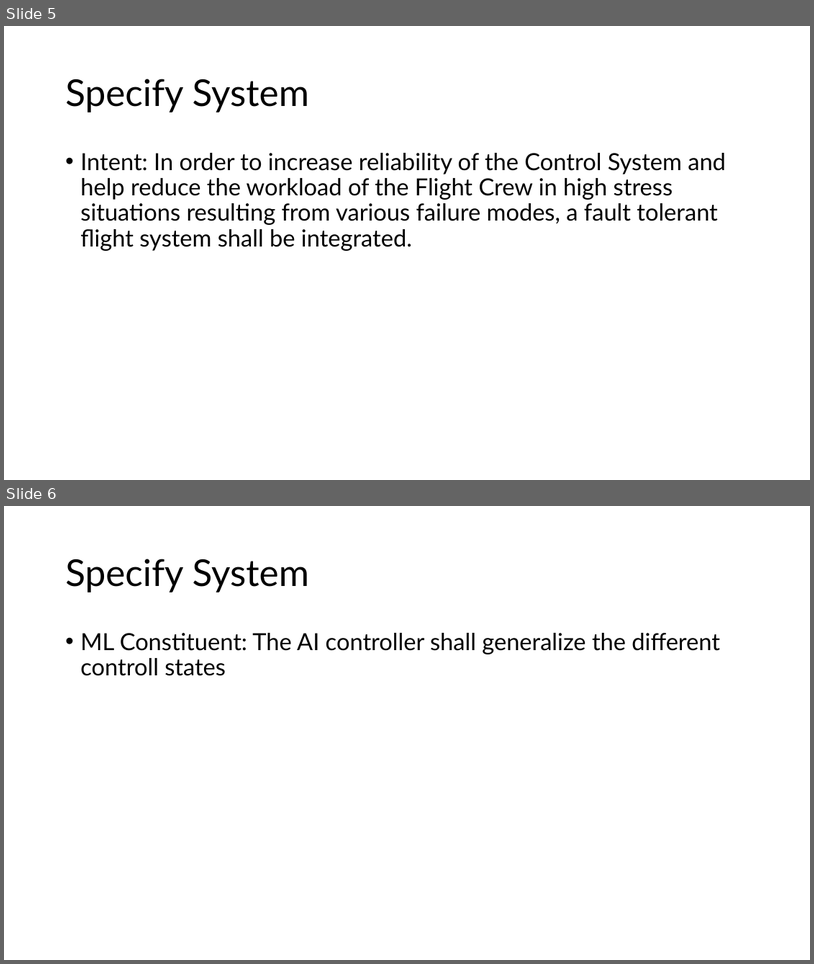
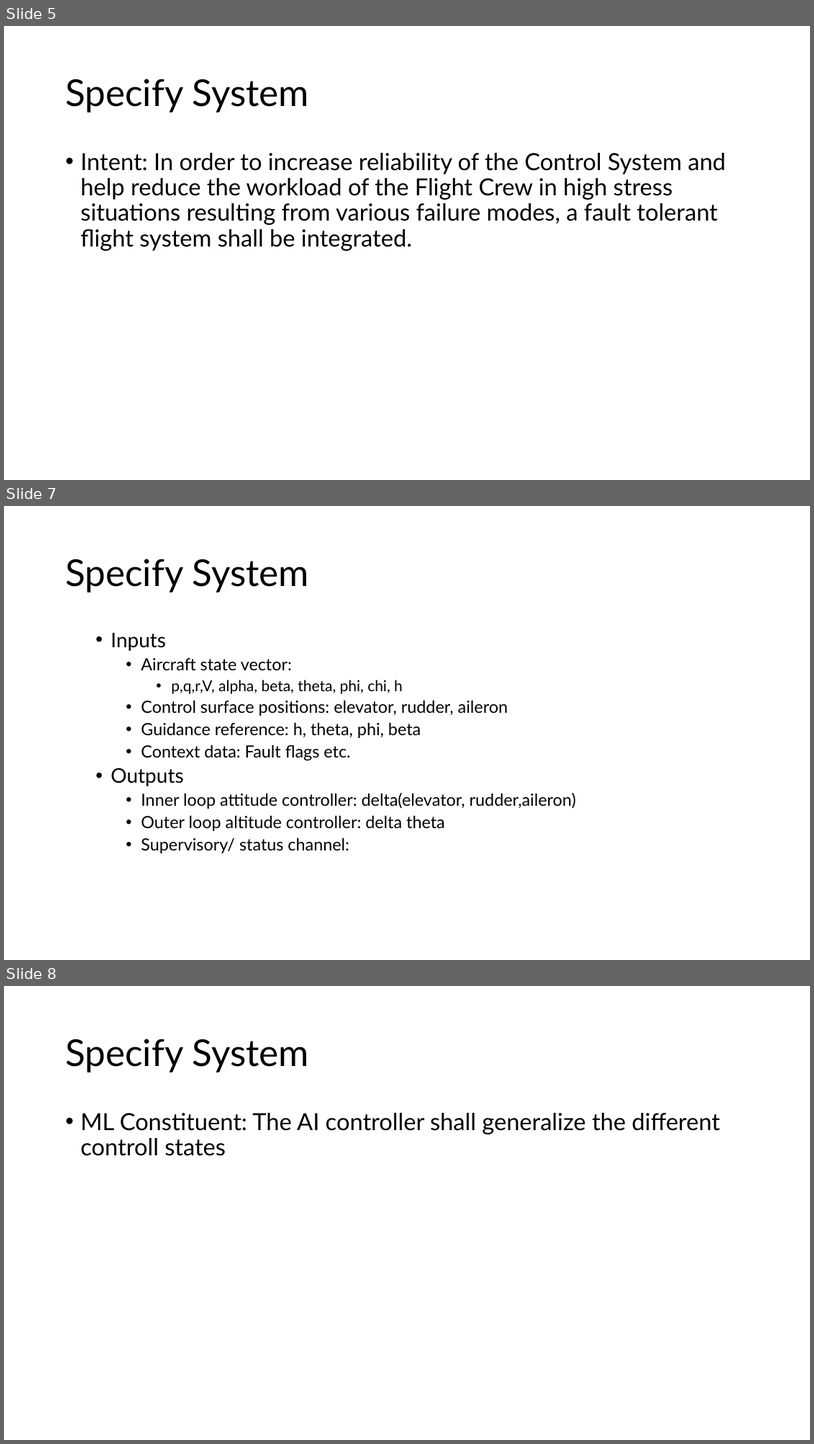
Before and after one commit to Niels149/AIASFault, a slide deck: AIASPres.pptx. Shown one above the other, each under a label of ours: slides 5 and 6 before the commit, slides 5, 7 and 8 after it; the slides between them are not shown. The pictures are 814x964 and 814x1444 pixels, drawn with LibreOffice and Linux fonts; fonts in the diff are those of the drawing. Boxes give left, top, right and bottom in pixels: in the first picture for what was removed or moved away, otherwise in the second. Text is boxed around its words. In the diff, an @@ line names an element or a change of style, - is before the commit and + after.

```diff
--- a/AIASPres.pptx
+++ b/AIASPres.pptx
@@ slide 7 added at box(4, 506, 810, 960), background #FFFFFF @@
@@ title added at box(65, 559, 309, 592), 44 pt, text #000000 @@
+Specify System
@@ text added at box(111, 633, 576, 853), 20 pt, text #000000 @@
+  • Inputs
+    • Aircraft state vector:
+      • p,q,r,V, alpha, beta, theta, phi, chi, h
+    • Control surface positions: elevator, rudder, aileron
+    • Guidance reference: h, theta, phi, beta
+    • Context data: Fault flags etc.
+  • Outputs
+    • Inner loop attitude controller: delta(elevator, rudder,aileron)
+    • Outer loop altitude controller: delta theta
+    • Supervisory/ status channel:
@@ what was slide 6 is now slide 8 @@
```
Also in this commit, not shown: 2 other slides added, 1 other file.
